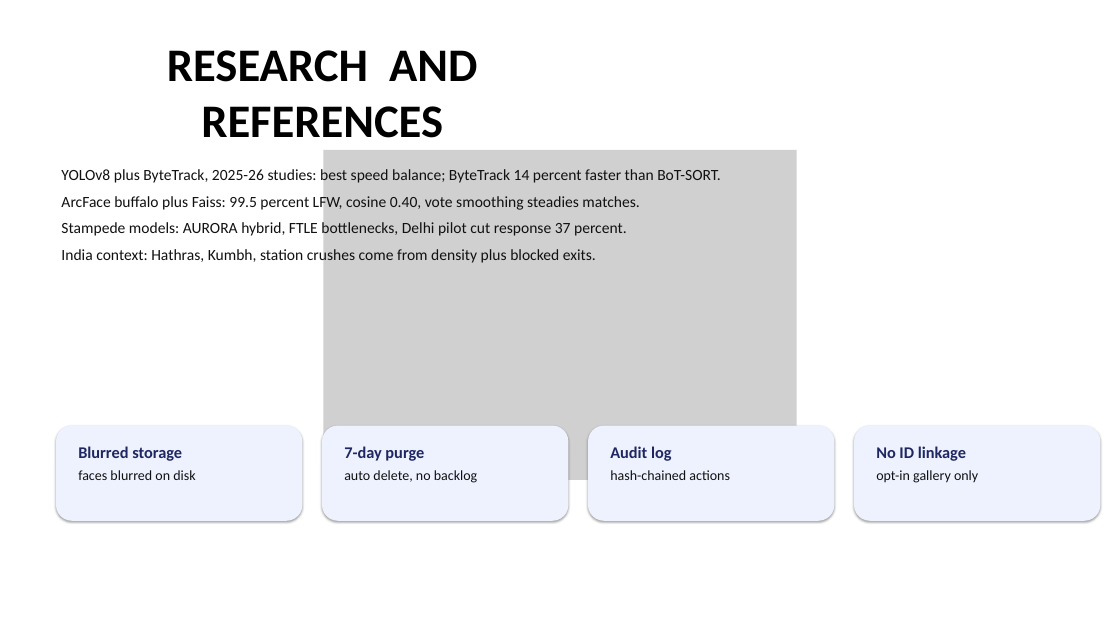
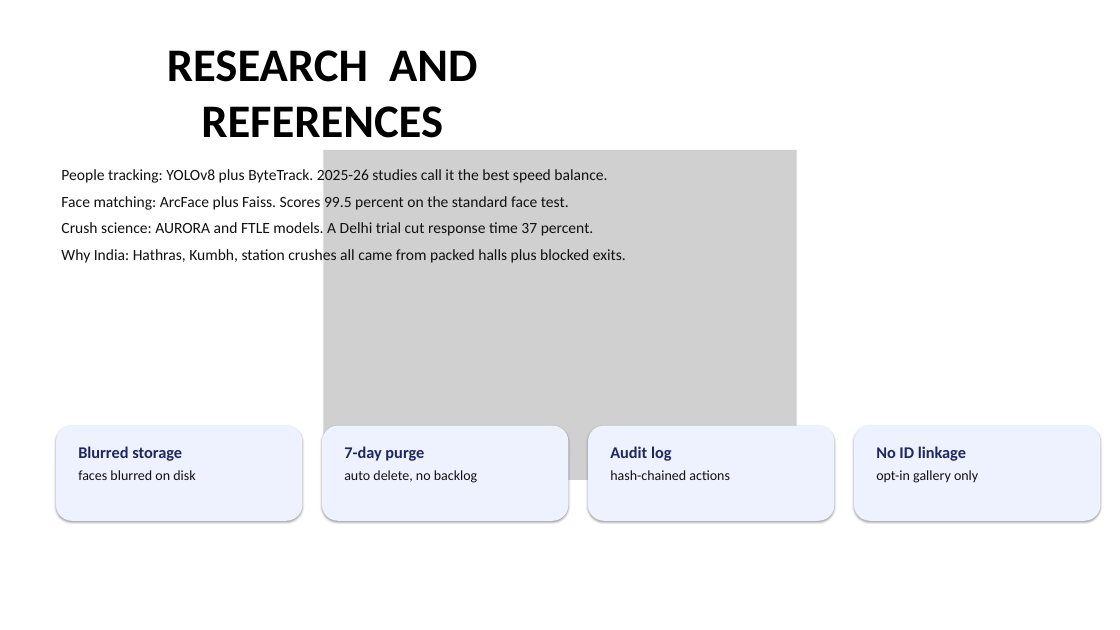
Before and after one commit to shounakjoshi88-a11y/raksha-crowd-safety-hackathon, a slide deck: slide 6 of deck/Raksha_Hackathon2026_Final.pptx. Drawn at 1120x630 pixels with LibreOffice and Linux fonts; fonts in the diff are those of the drawing; grey boxes stand for pictures. Boxes give left, top, right and bottom in pixels: in the first picture for what was removed or moved away, otherwise in the second. Text is boxed around its words. In the diff, an @@ line names an element or a change of style, - is before the commit and + after.

Commit message:
feat: deck v4 plain-words copy, tracked impact photo, embedded demo GIF

```diff
--- a/deck/Raksha_Hackathon2026_Final.pptx
+++ b/deck/Raksha_Hackathon2026_Final.pptx
@@ text at bbox=[61, 167, 626, 264]: text changed @@
-YOLOv8 plus ByteTrack, 2025-26 studies: best speed balance; ByteTrack 14 percent faster than BoT-SORT.
-ArcFace buffalo plus Faiss: 99.5 percent LFW, cosine 0.40, vote smoothing steadies matches.
-Stampede models: AURORA hybrid, FTLE bottlenecks, Delhi pilot cut response 37 percent.
-India context: Hathras, Kumbh, station crushes come from density plus blocked exits.
+People tracking: YOLOv8 plus ByteTrack. 2025-26 studies call it the best speed balance.
+Face matching: ArcFace plus Faiss. Scores 99.5 percent on the standard face test.
+Crush science: AURORA and FTLE models. A Delhi trial cut response time 37 percent.
+Why India: Hathras, Kumbh, station crushes all came from packed halls plus blocked exits.
```
Also in this commit, not shown: 4 other slides changed, 1 other file.
